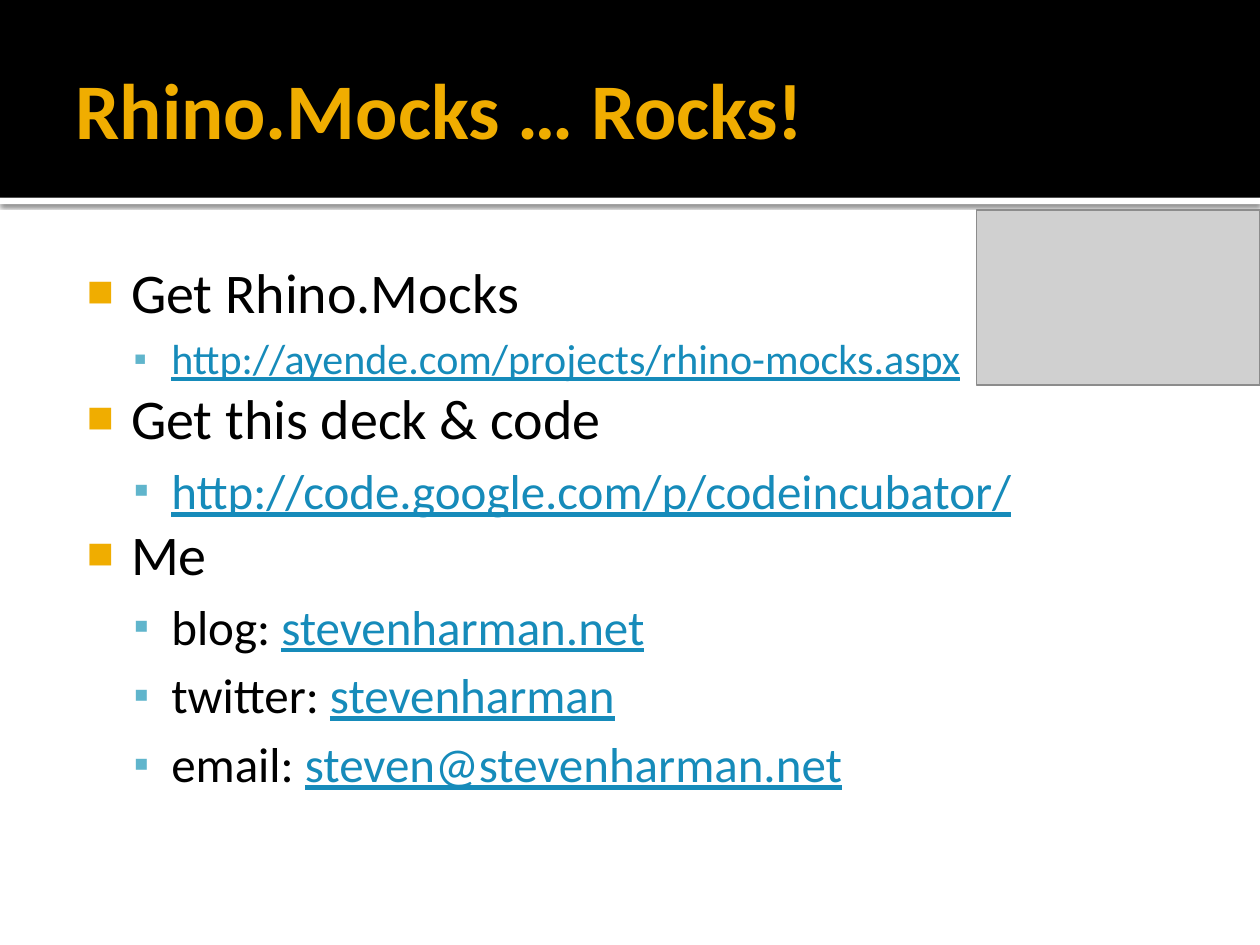
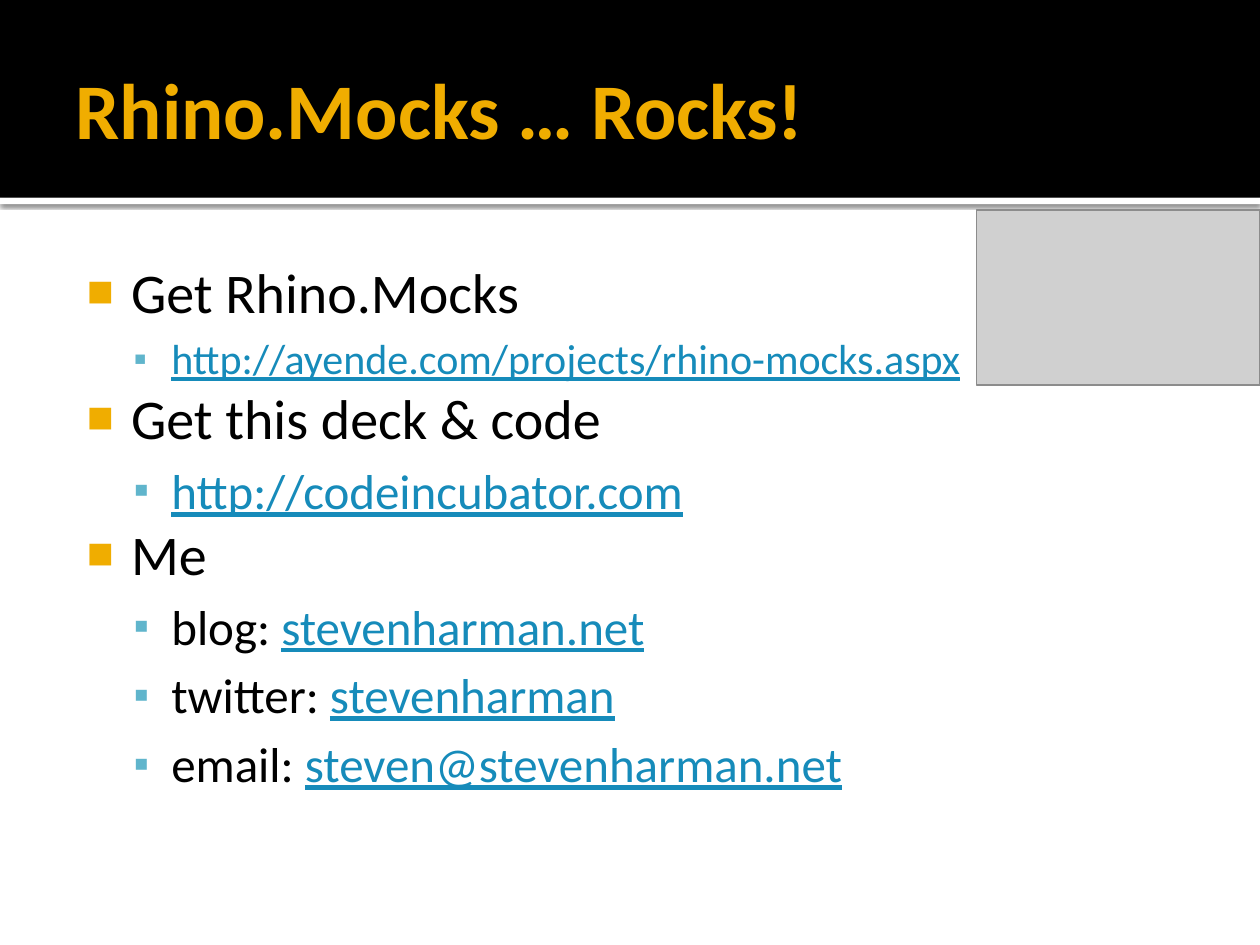
Before and after one commit to stevenharman/codeincubator, a slide deck: slide 14 of Samples/whats-the-deals-with-rhino.mocks/Whats the Deal with Rhino.Mocks.pptx. Drawn at 1260x945 pixels with LibreOffice and Linux fonts; fonts in the diff are those of the drawing; grey boxes stand for pictures; background and template pictures are left out. Boxes give left, top, right and bottom in pixels: in the first picture for what was removed or moved away, otherwise in the second. Text is boxed around its words. In the diff, an @@ line names an element or a change of style, - is before the commit and + after.

Commit message:
Adding some code samples showing off various types of mocks. Updating slides.

```diff
--- a/Samples/whats-the-deals-with-rhino.mocks/Whats the Deal with Rhino.Mocks.pptx
+++ b/Samples/whats-the-deals-with-rhino.mocks/Whats the Deal with Rhino.Mocks.pptx
@@ text at (x1=171, y1=475, x2=682, y2=517): text changed @@
-  ▪ http://code.google.com/p/codeincubator/
+  ▪ http://codeincubator.com
```
Also in this commit, not shown: 47 other files.
